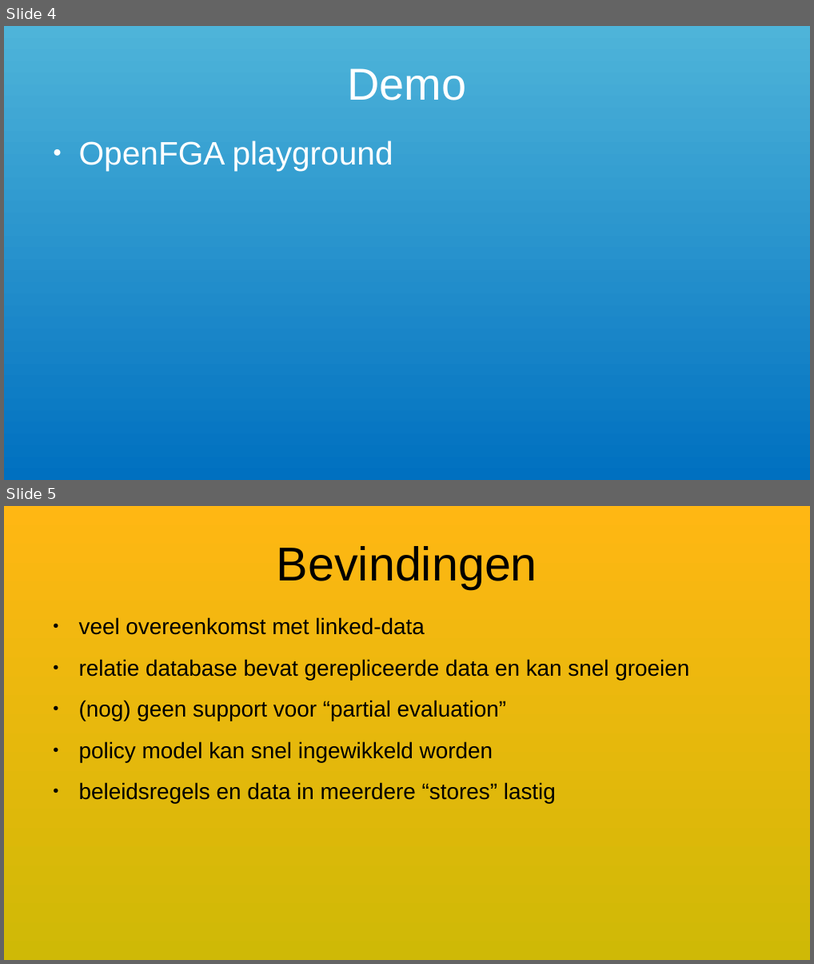
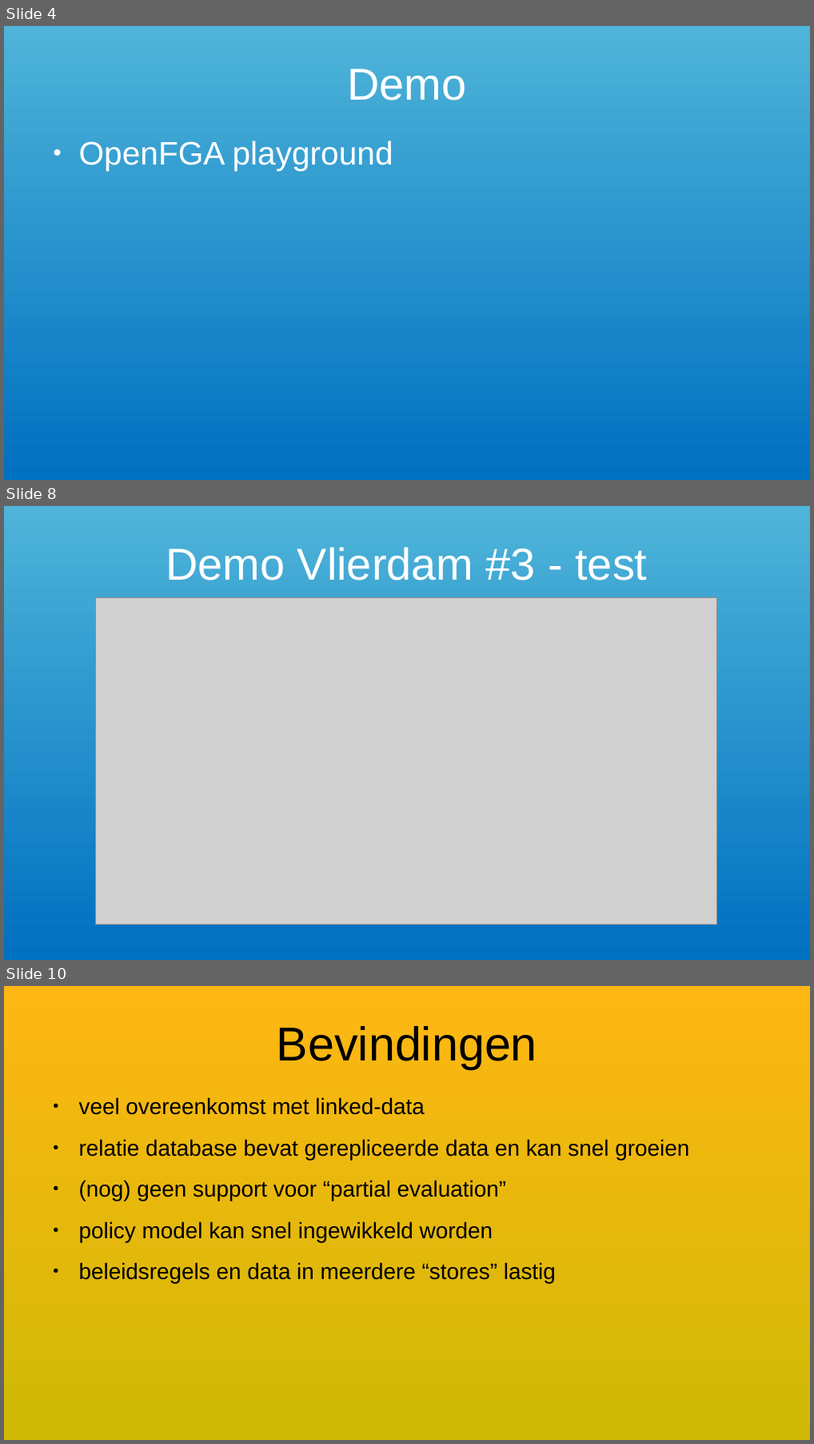
Before and after one commit to VNG-Realisatie/ftv, a slide deck: static/documents/20250909-rebac.odp. Shown one above the other, each under a label of ours: slides 4 and 5 before the commit, slides 4, 8 and 10 after it; the slides between them are not shown. The pictures are 814x964 and 814x1444 pixels, drawn with LibreOffice and Linux fonts; fonts in the diff are those of the drawing; grey boxes stand for pictures. Boxes give left, top, right and bottom in pixels: in the first picture for what was removed or moved away, otherwise in the second. Text is boxed around its words. In the diff, an @@ line names an element or a change of style, - is before the commit and + after.

```diff
--- a/static/documents/20250909-rebac.odp
+++ b/static/documents/20250909-rebac.odp
@@ slide 8 added at (4,506,810,960), background gradient #4EB4D9 to #0070C0 @@
@@ title added at (166,547,647,580), 44 pt, text #FFFFFF @@
+Demo Vlierdam #3 - test
@@ picture added at (95,597,718,924) @@
@@ what was slide 5 is now slide 10 @@
```
Also in this commit, not shown: 4 other slides added, 1 other file.
